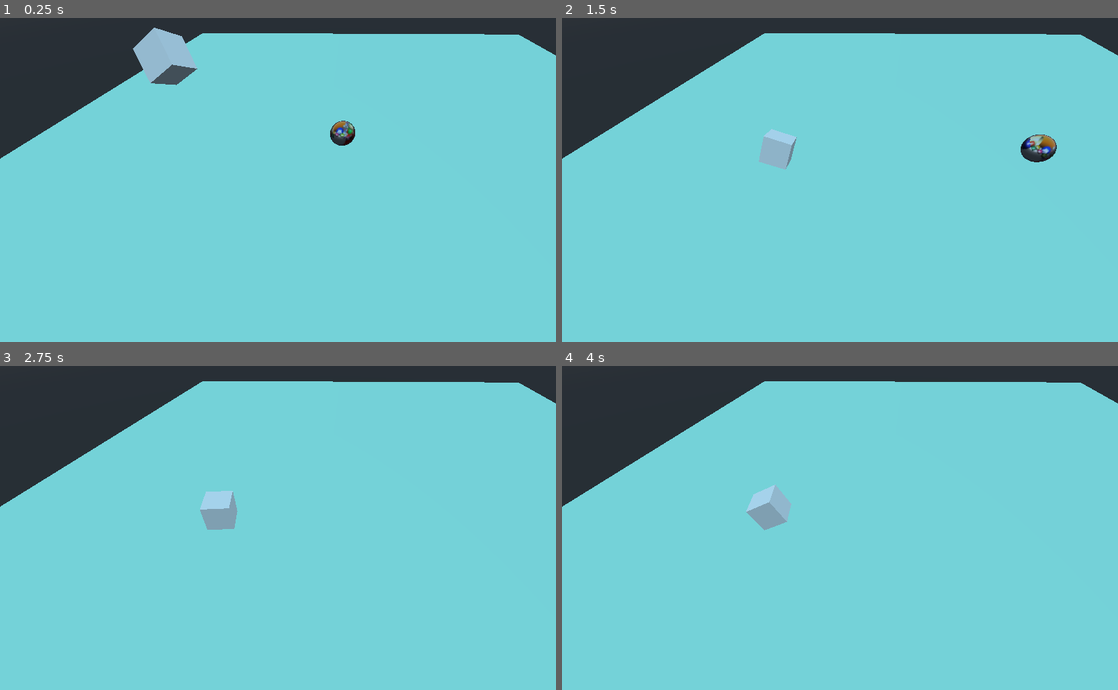
Above: before the commit, frames 1-4 (two rows, left to right).
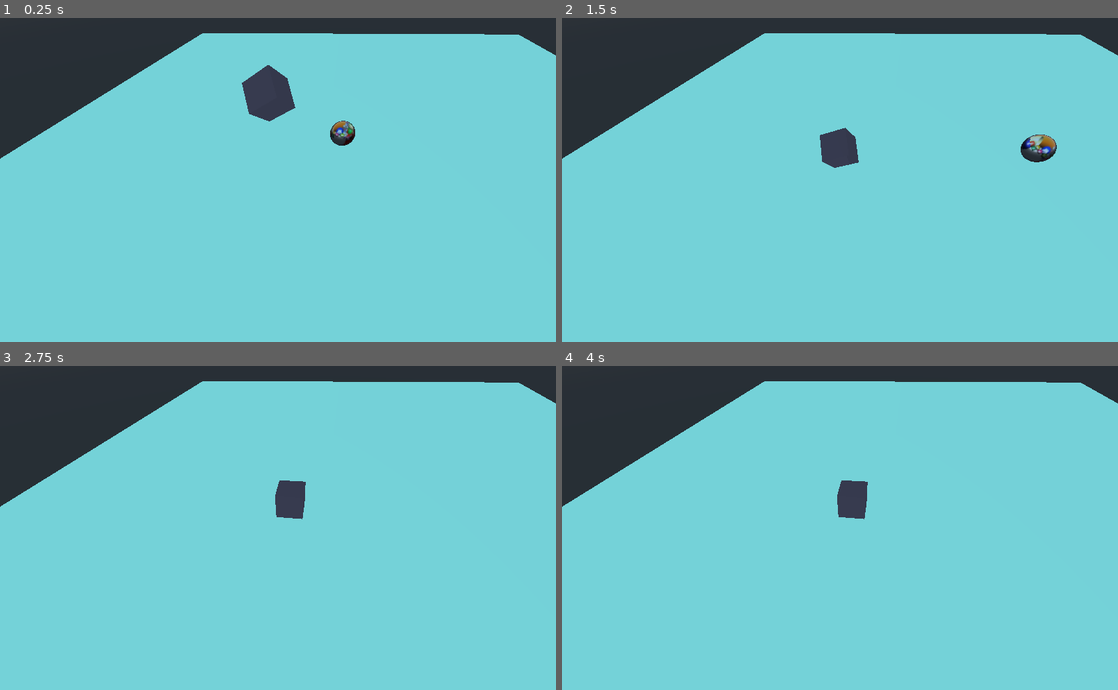
Above: after the commit, the same moments.

Repository: abbydomi/Godot-learning-project-anjuu
Game: Godot game, scene res://Level.tscn
The game is run twice, just before and just after one commit, with the same random seed, the same clock (stepped at 60 frames per second) and the same inputs. The project has no main scene, so this scene is started directly.
Inputs:
- Up to frame 1 (0.25 s): no input
- Up to frame 2 (1.5 s): hold Right (ui_right) 0.53-1.28 s; hold Down (ui_down) from 1.28 s (still down)
- Up to frame 3 (2.75 s): release Down (ui_down) at 2.03 s; hold Right (ui_right) from 2.03 s (still down)
- Up to frame 4 (4 s): release Right (ui_right) at 2.78 s; hold Up (ui_up) 2.78-3.53 s; hold Left (ui_left) from 3.53 s (still down)

The runs differ from the first frame. In frame 1, 2.5% of the frame differs, in the area x 23-54%, y 2-32%; in frame 2, 1.3%; in frame 3, 1.3%; in frame 4, 1.3%.

Commit message:
Fixed box rigidbody

Diff:
--- a/Level.tscn
+++ b/Level.tscn
@@ -1,11 +1,6 @@
-[gd_scene load_steps=7 format=2]
+[gd_scene load_steps=8 format=2]
 
 [ext_resource path="res://Player.tscn" type="PackedScene" id=1]
-
-[sub_resource type="BoxShape" id=1]
-extents = Vector3( 1, 1, 1.00021 )
-
-[sub_resource type="CubeMesh" id=2]
 
 [sub_resource type="BoxShape" id=3]
 extents = Vector3( 1, 1, 0.990345 )
@@ -16,19 +11,16 @@
 [sub_resource type="CubeMesh" id=4]
 material = SubResource( 5 )
 
+[sub_resource type="BoxShape" id=6]
+
+[sub_resource type="CubeMesh" id=7]
+
+[sub_resource type="SpatialMaterial" id=8]
+albedo_color = Color( 0.639216, 0.54902, 0.639216, 1 )
+metallic = 1.0
+metallic_specular = 0.83
+
 [node name="Level" type="Spatial"]
-
-[node name="RigidBody" type="RigidBody" parent="."]
-transform = Transform( 0.89216, 0.444094, 0.082654, -0.422313, 0.755058, 0.501537, 0.160321, -0.482357, 0.861179, -0.395007, 7.93532, -5.42371 )
-
-[node name="CollisionShape" type="CollisionShape" parent="RigidBody"]
-transform = Transform( 1, -1.49012e-08, -2.98023e-08, -1.49012e-08, 1, 0, 7.45058e-08, 0, 1, -0.738418, 2.22167, -3.96648 )
-shape = SubResource( 1 )
-
-[node name="MeshInstance" type="MeshInstance" parent="RigidBody"]
-transform = Transform( 1, -1.49012e-08, -2.98023e-08, -1.49012e-08, 1, 0, 7.45058e-08, 0, 1, -0.736895, 2.21709, -3.9583 )
-mesh = SubResource( 2 )
-material/0 = null
 
 [node name="Camera" type="Camera" parent="."]
 transform = Transform( 0.215406, 0.700473, -0.680395, -0.0469472, 0.703374, 0.709268, 0.975395, -0.120838, 0.184397, -13.167, 12.059, -0.304054 )
@@ -47,3 +39,13 @@
 
 [node name="Player" parent="." instance=ExtResource( 1 )]
 transform = Transform( 0.999999, 0, 0, 0, 1, 0, 0, 0, 1, 3.49486, 1.03462, 0.877805 )
+
+[node name="RigidBody2" type="RigidBody" parent="."]
+transform = Transform( 0.677754, 0.735199, 0.0114862, -0.62439, 0.567214, 0.537034, 0.388311, -0.371149, 0.843483, -0.34673, 6.0443, -3.99716 )
+
+[node name="CollisionShape" type="CollisionShape" parent="RigidBody2"]
+shape = SubResource( 6 )
+
+[node name="MeshInstance" type="MeshInstance" parent="RigidBody2"]
+mesh = SubResource( 7 )
+material/0 = SubResource( 8 )
--- a/project.godot
+++ b/project.godot
@@ -18,6 +18,37 @@
 config/name="Godot learning project"
 config/icon="res://icon.png"
 
+[input]
+
+ui_left={
+"deadzone": 0.5,
+"events": [ Object(InputEventKey,"resource_local_to_scene":false,"resource_name":"","device":0,"alt":false,"shift":false,"control":false,"meta":false,"command":false,"pressed":false,"scancode":16777231,"unicode":0,"echo":false,"script":null)
+, Object(InputEventJoypadButton,"resource_local_to_scene":false,"resource_name":"","device":0,"button_index":14,"pressure":0.0,"pressed":false,"script":null)
+, Object(InputEventKey,"resource_local_to_scene":false,"resource_name":"","device":0,"alt":false,"shift":false,"control":false,"meta":false,"command":false,"pressed":false,"scancode":65,"unicode":0,"echo":false,"script":null)
+ ]
+}
+ui_right={
+"deadzone": 0.5,
+"events": [ Object(InputEventKey,"resource_local_to_scene":false,"resource_name":"","device":0,"alt":false,"shift":false,"control":false,"meta":false,"command":false,"pressed":false,"scancode":16777233,"unicode":0,"echo":false,"script":null)
+, Object(InputEventJoypadButton,"resource_local_to_scene":false,"resource_name":"","device":0,"button_index":15,"pressure":0.0,"pressed":false,"script":null)
+, Object(InputEventKey,"resource_local_to_scene":false,"resource_name":"","device":0,"alt":false,"shift":false,"control":false,"meta":false,"command":false,"pressed":false,"scancode":68,"unicode":0,"echo":false,"script":null)
+ ]
+}
+ui_up={
+"deadzone": 0.5,
+"events": [ Object(InputEventKey,"resource_local_to_scene":false,"resource_name":"","device":0,"alt":false,"shift":false,"control":false,"meta":false,"command":false,"pressed":false,"scancode":16777232,"unicode":0,"echo":false,"script":null)
+, Object(InputEventJoypadButton,"resource_local_to_scene":false,"resource_name":"","device":0,"button_index":12,"pressure":0.0,"pressed":false,"script":null)
+, Object(InputEventKey,"resource_local_to_scene":false,"resource_name":"","device":0,"alt":false,"shift":false,"control":false,"meta":false,"command":false,"pressed":false,"scancode":87,"unicode":0,"echo":false,"script":null)
+ ]
+}
+ui_down={
+"deadzone": 0.5,
+"events": [ Object(InputEventKey,"resource_local_to_scene":false,"resource_name":"","device":0,"alt":false,"shift":false,"control":false,"meta":false,"command":false,"pressed":false,"scancode":16777234,"unicode":0,"echo":false,"script":null)
+, Object(InputEventJoypadButton,"resource_local_to_scene":false,"resource_name":"","device":0,"button_index":13,"pressure":0.0,"pressed":false,"script":null)
+, Object(InputEventKey,"resource_local_to_scene":false,"resource_name":"","device":0,"alt":false,"shift":false,"control":false,"meta":false,"command":false,"pressed":false,"scancode":83,"unicode":0,"echo":false,"script":null)
+ ]
+}
+
 [rendering]
 
 environment/default_environment="res://default_env.tres"
